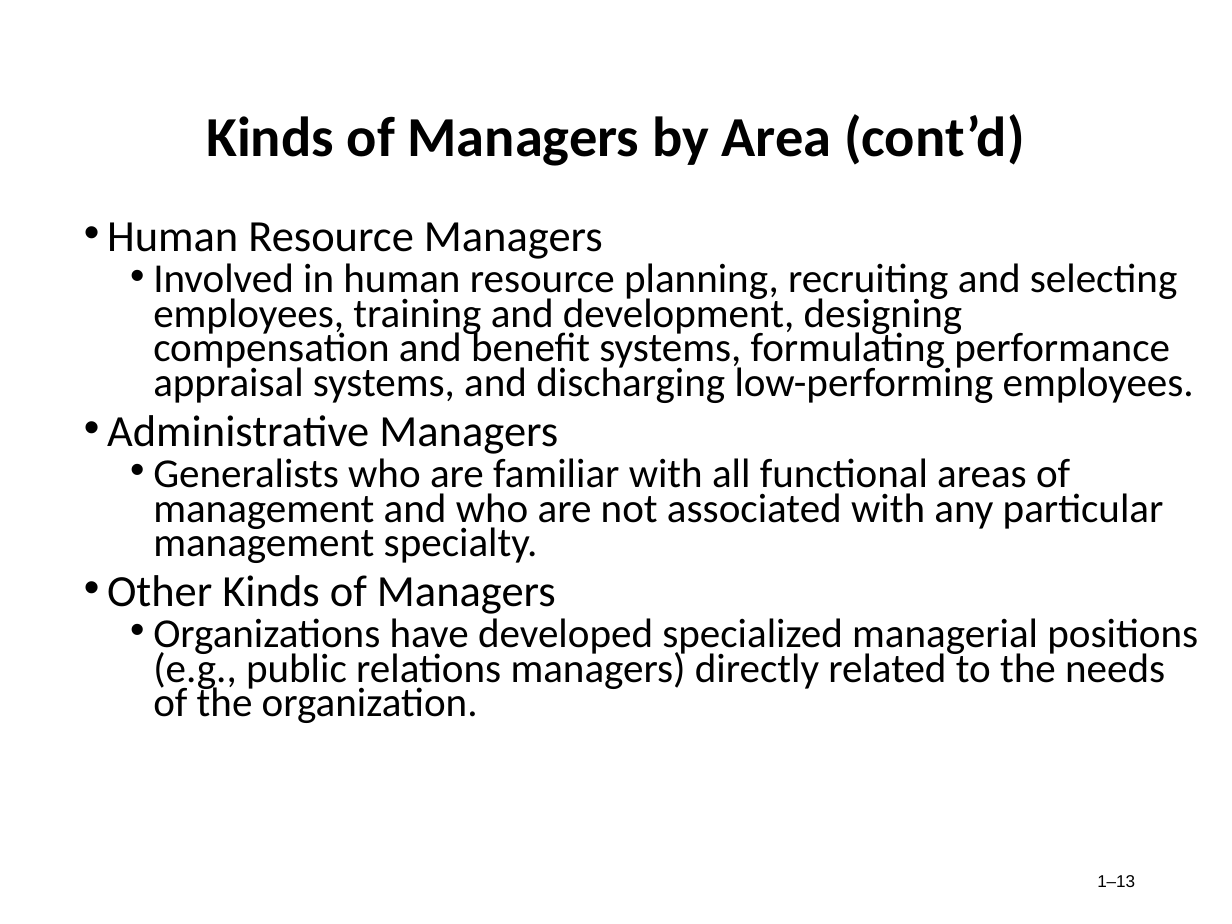
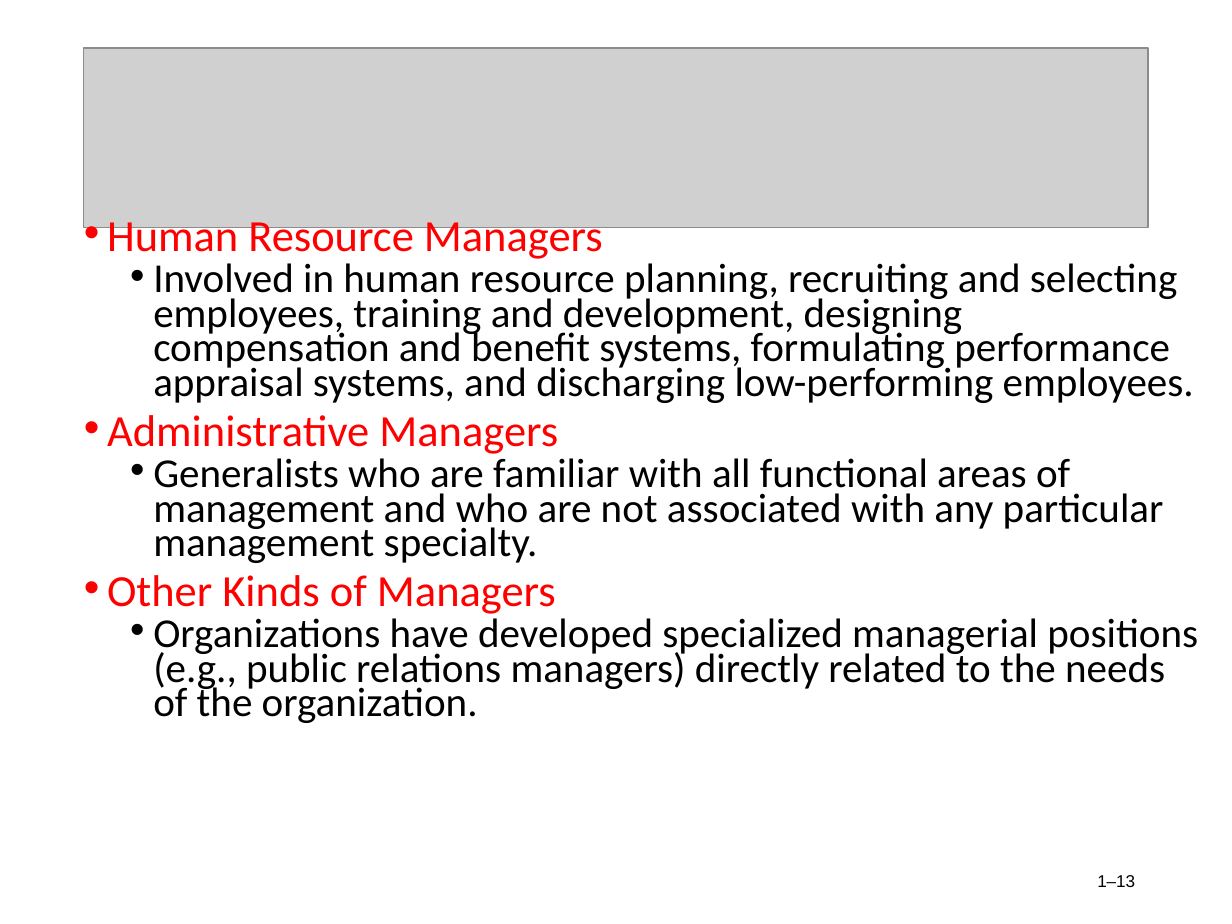
Before and after one commit to AbdullahRFA/3_2_ALL_Resources, a slide deck: slide 13 of Management & Accounting /Management/Chapter-1 (MGT).ppt. Drawn at 1232x924 pixels with LibreOffice and Linux fonts; fonts in the diff are those of the drawing; grey boxes stand for pictures. Boxes give left, top, right and bottom in pixels: in the first picture for what was removed or moved away, otherwise in the second. Text is boxed around its words. In the diff, an @@ line names an element or a change of style, - is before the commit and + after.

```diff
--- a/Management & Accounting /Management/Chapter-1 (MGT).ppt
+++ b/Management & Accounting /Management/Chapter-1 (MGT).ppt
@@ picture added at (x1=84, y1=48, x2=1148, y2=228) @@
@@ title removed at (x1=206, y1=114, x2=1025, y2=166) @@
-Kinds of Managers by Area (cont’d)
@@ text at (x1=107, y1=214, x2=603, y2=614): text colour #000000 to #FF0000 in "Human Resource Managers", "Administrative Managers", "Other Kinds of Managers"; bullet colour #000000 to #FF0000 @@
```
Also in this commit, not shown: 14 other slides changed, 2 slides added, 2 slides removed, 5 other files.
